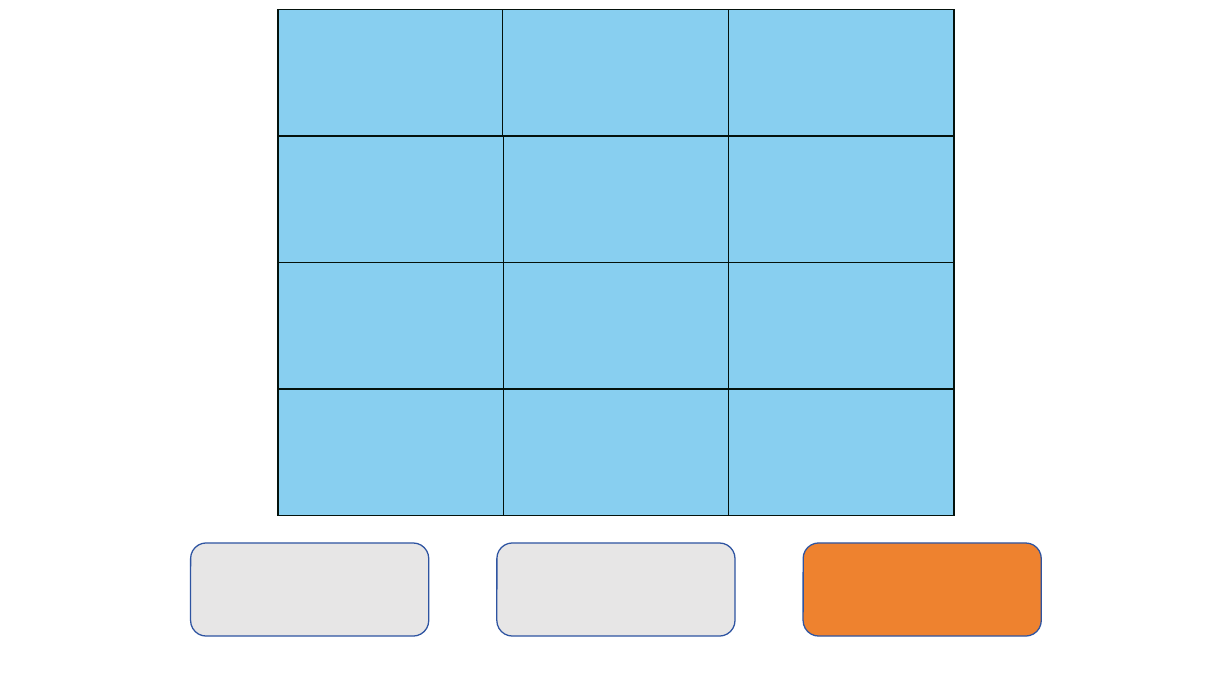
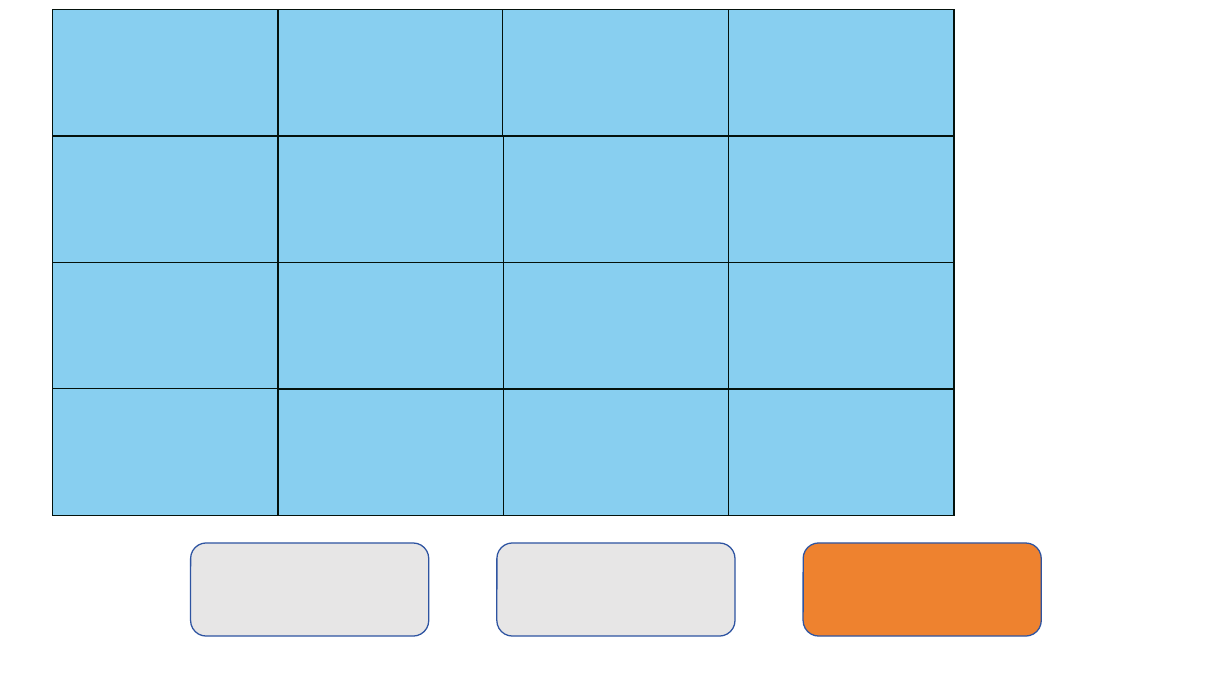
Before and after one commit to yurt0125/rc26_remote_control, a slide deck: slide 6 of 遥控器显示/素材/v4/v4.pptx. Drawn at 1232x693 pixels with LibreOffice and Linux fonts; fonts in the diff are those of the drawing. Boxes give left, top, right and bottom in pixels: in the first picture for what was removed or moved away, otherwise in the second. Text is boxed around its words. In the diff, an @@ line names an element or a change of style, - is before the commit and + after.

```diff
--- a/遥控器显示/素材/v4/v4.pptx
+++ b/遥控器显示/素材/v4/v4.pptx
@@ rectangle added at <box>53,9,278,136</box>, fill #88CFF0, outline #04120C 1 pt @@
@@ rectangle added at <box>53,136,278,262</box>, fill #88CFF0, outline #04120C 1 pt @@
@@ rectangle added at <box>53,262,278,389</box>, fill #88CFF0, outline #04120C 1 pt @@
@@ rectangle added at <box>53,389,278,516</box>, fill #88CFF0, outline #04120C 1 pt @@
```
Also in this commit, not shown: 20 other files.
